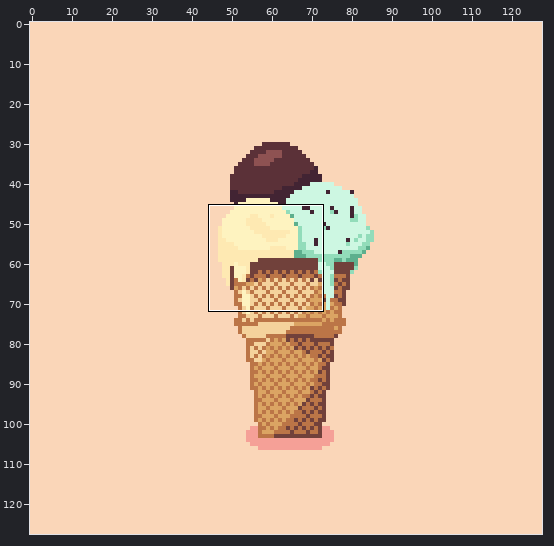
Two states of a pixel-art file, Jun_2021/IceCream.aseprite. The first picture is a wide view before the edit; the outline marks the close-up.
Close-up. Old version:
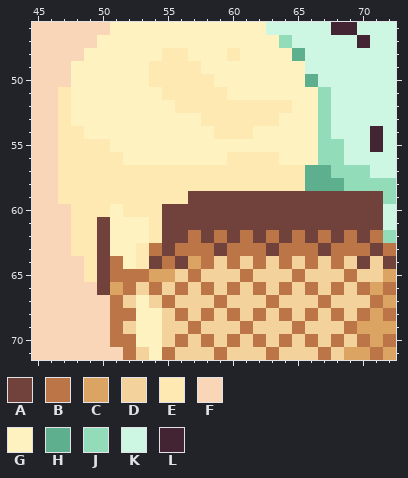
128x128 pixels, 1 frame. Shown: x 45..72, y 46..71.
Visible layers, top first: "Drips", "Cone", "Vanilla", "MintChoc", "Choc", "Shadow", "BG".
Palette (. is transparent): A #71413b  B #bb7547  C #dba463  D #f4d29c  E #fee9b2  F #fad6b8  G #fef3c0  H #5daf8d  J #92dcba  K #cdf7e2  L #422433
Pixels before, first column x 45:
46 FFFFFFGGGGGGGGGGGGKKKKKLLKKK
47 FFFFFGGGGGGGGGGGGGGJKKKKKLKK
48 FFFFGGGGGGEEGGGEGGGGHKKKKKKK
49 FFFGGGGGGEEEEGGGGGGGGKKKKKKK
50 FFFGGGGGGEEEEEGGGGGGGHKKKKKK
51 FFEGGGGGGGEEEEEGGGGGGGJKKKKK
52 FFEGGGGGGGGEEEEEEEEEGGJKKKKK
53 FFEGGGGGGGGGGEEEEEEGGGJKKKKK
54 FFEEGGGGGGGGGGEEEGGGGGJKKKLK
55 FFEEEEGGGGGGGGGGGGGGGGJJKKLK
56 FFEEEEEGGGGGGGGEEEEGGGJJKKKK
57 FFEEEEEEEEEEEEEEEEEEEHHJJJKK
58 FFEEEEEEEEEEEEEEEEEEEHHHJJJJ
59 FFEEEEEEEEEEAAAAAAAAAAAAAAAJ
60 FFFEEEGEEEAAAAAAAAAAAAAAAAAK
61 FFFEEAGGGEAAAAAAAAAAAAAAAAAK
62 FFFEEAGGGEAABABABABABABABABJ
63 FFFEEAGGEBABBBABBBABBBABBBAB
64 FFFFEABGEABACBDBDBDBDBDBDADA
65 FFFFEABBBCCDBDDDBDDDBDDDBDDC
66 FFFFFACBDBDBDBDBDBDBDBDBDBCB
67 FFFFFFBDGDBDDDBDDDBDDDBDDDBC
68 FFFFFFBBGGDBDBDBDBDBDBDBDBCB
69 FFFFFFBDGGDDBDDDBDDDBDDDBCCC
70 FFFFFFBBGGDBDBDBDBDBDBDBDBCB
71 FFFFFFFBDGBDDDBDDDBDDDBDCCBC
The result:
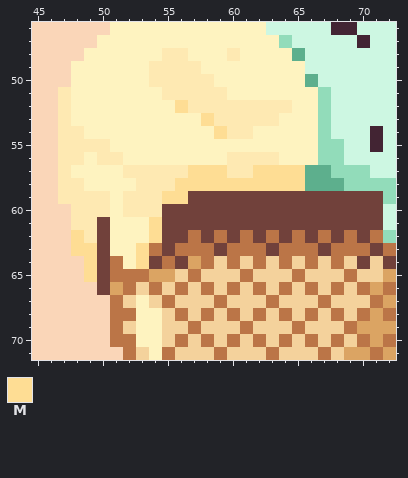
Colours new in this view: M #fedd94
Changes in this commit:
Changed rows in their new state; - is an unchanged pixel.
Layers "Drips", "Cone", "Vanilla":
first column x 48:
52 --------M---------
53 ----------M-------
54 -----------M------
56 -G----------------
57 GGGG-----MMM--MMMM
58 -GGGG---MMMMMMMMMM
59 ---G---MM---------
61 ------M-----------
62 M-----M-----------
63 MM---M------------
64 -M---M------------
65 -M----------------
Where, in picture pixels (left, top, right, bottom), the same in both close-ups:
changed: (71, 100, 305, 282)
